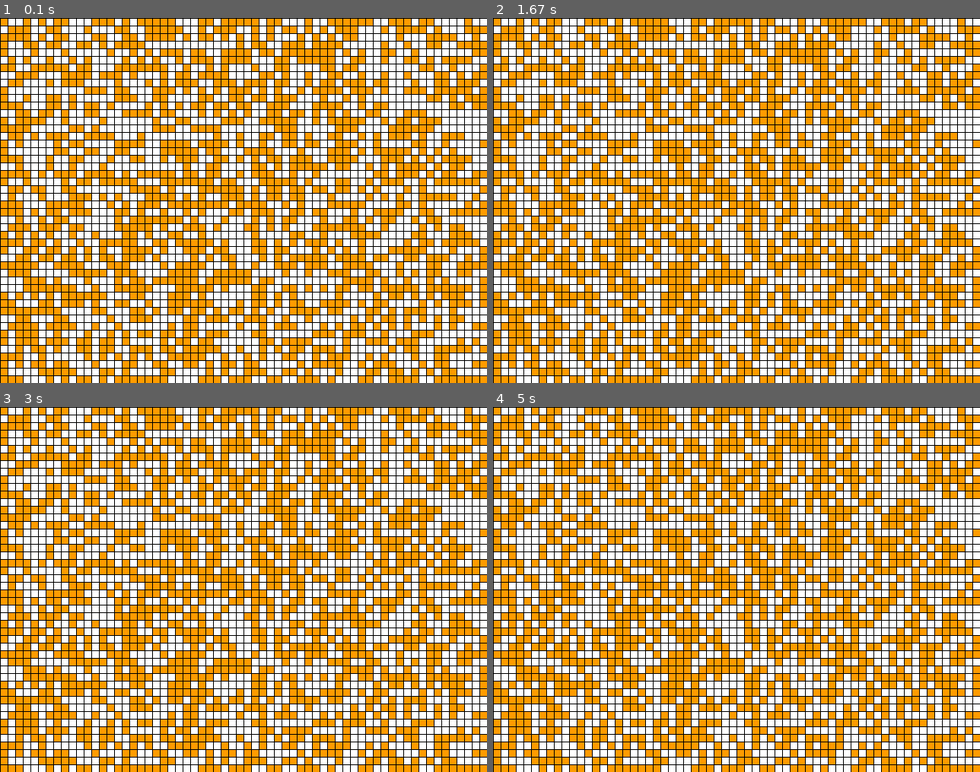
Above: before the commit, frames 1-4 (two rows, left to right).
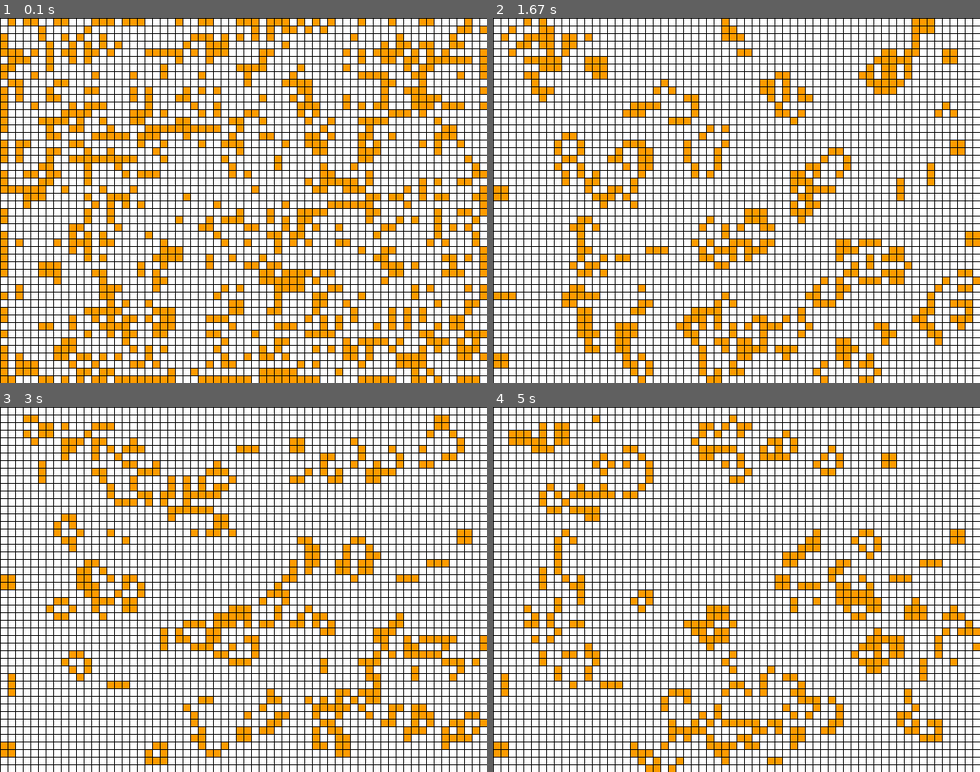
Above: after the commit, the same moments.

Repository: benjy8001/py_game_of_life
Game: pygame game, started from main.py
Same seed, same stepped clock (60 frames per second), same inputs: the game is played once before the commit and once after it.
Inputs:
- Up to frame 1 (0.1 s): no input
- Up to frame 2 (1.67 s): no input
- Up to frame 3 (3 s): no input
- Up to frame 4 (5 s): no input

The runs differ from the first frame. In frame 1, 35% of the frame differs, in the area x 0-100%, y 0-100%; in frame 2, 42%; in frame 3, 41%; in frame 4, 42%.

Commit message:
Add rules of game of life

Diff:
--- a/main.py
+++ b/main.py
@@ -28,6 +28,58 @@
                 pygame.draw.rect(display, (255, 255, 255), (x * cellSize, y * cellSize, cellSize, cellSize))
 
 
+def getNeighbours(grid, cell, cellWidth, cellHeight):
+    neighbours = 0
+    for mod_x in range(-1, 2):
+        for mod_y in range(-1, 2):
+            if mod_x == 0 and mod_y == 0:
+                continue
+            neighbourCell = (cell[0] + mod_x, cell[1] + mod_y)
+            if (neighbourCell[0] < cellWidth and neighbourCell[0] >= 0) and \
+                (neighbourCell[1] < cellHeight and neighbourCell[1] >= 0) and \
+                grid[neighbourCell[0], neighbourCell[1]] == 1:
+                neighbours += 1
+    return neighbours
+
+
+def applyRules(grid, width, height, cellSize, cellWidth, cellHeight):
+    newGrid = numpy.zeros((width, height), dtype=numpy.dtype('b'))
+    for x in range(cellWidth):
+        for y in range(cellHeight):
+            nbNeighbours = getNeighbours(grid, (x, y), cellWidth, cellHeight)
+            if grid[x, y] == 1:
+                if nbNeighbours < 2:
+                    newGrid[x, y] = 0
+                elif nbNeighbours > 3:
+                    newGrid[x, y] = 0
+                else:
+                    newGrid[x, y] = 1
+            else:
+                if nbNeighbours == 3:
+                    newGrid[x, y] = 1
+                # else:
+                #     newGrid[x, y] = 0
+    return newGrid
+
+
+def gameOfLife(window=(640, 480), cellSize=10, fps=10):
+    (display, grid, clock) = initWindow(window[0], window[1], cellSize)
+    cellWidth = window[0] // cellSize
+    cellHeight = window[1] // cellSize
+
+    while True:
+        for event in pygame.event.get():
+            if event.type == QUIT:
+                pygame.quit()
+                exit(0)
+
+        grid = applyRules(grid, window[0], window[1], cellSize, cellWidth, cellHeight)
+        displayCells(display, window[0], window[1], cellSize, grid)
+        drawGrid(display, window[0], window[1], cellSize)
+        pygame.display.update()
+        clock.tick(fps)
+
+
 def initWindow(width=640, height=480, cellSize=10):
     if width % cellSize != 0:
         print('WARNING: width MUST be a multiple of cell size !')
@@ -36,6 +88,7 @@
         print('WARNING: height MUST be a multiple of cell size !')
         exit(2)
     pygame.init()
+    clock = pygame.time.Clock()
     display = pygame.display.set_mode((width, height))
     display.fill((255, 255, 255))
     pygame.display.set_caption('Game of life')
@@ -43,18 +96,14 @@
     displayCells(display, width, height, cellSize, grid)
     drawGrid(display, width, height, cellSize)
 
-    return grid
+    return (display, grid, clock)
 
 
 def main():
-    initWindow()
-
-    while True:
-        for event in pygame.event.get():
-            if event.type == QUIT:
-                pygame.quit()
-                exit(0)
-        pygame.display.update()
+    fps = 10
+    window = (640, 480)
+    cellSize = 10
+    gameOfLife(window, cellSize, fps)
 
 
 if __name__ == '__main__':
Not shown, changed: README.md
